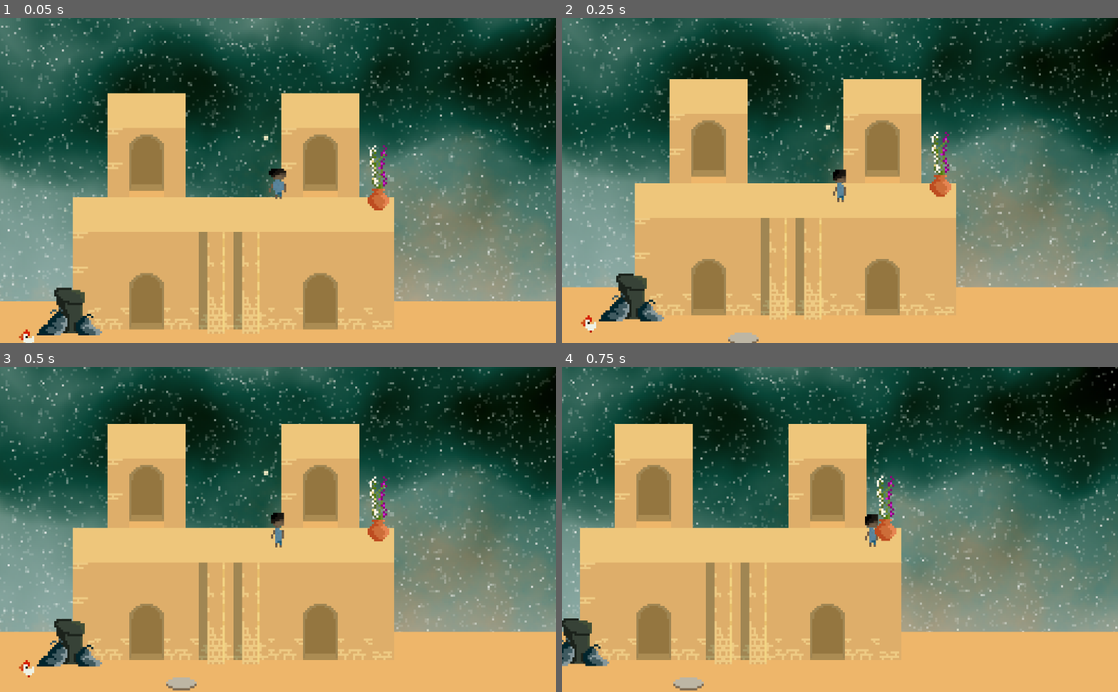
Above: before the commit, frames 1-4 (two rows, left to right).
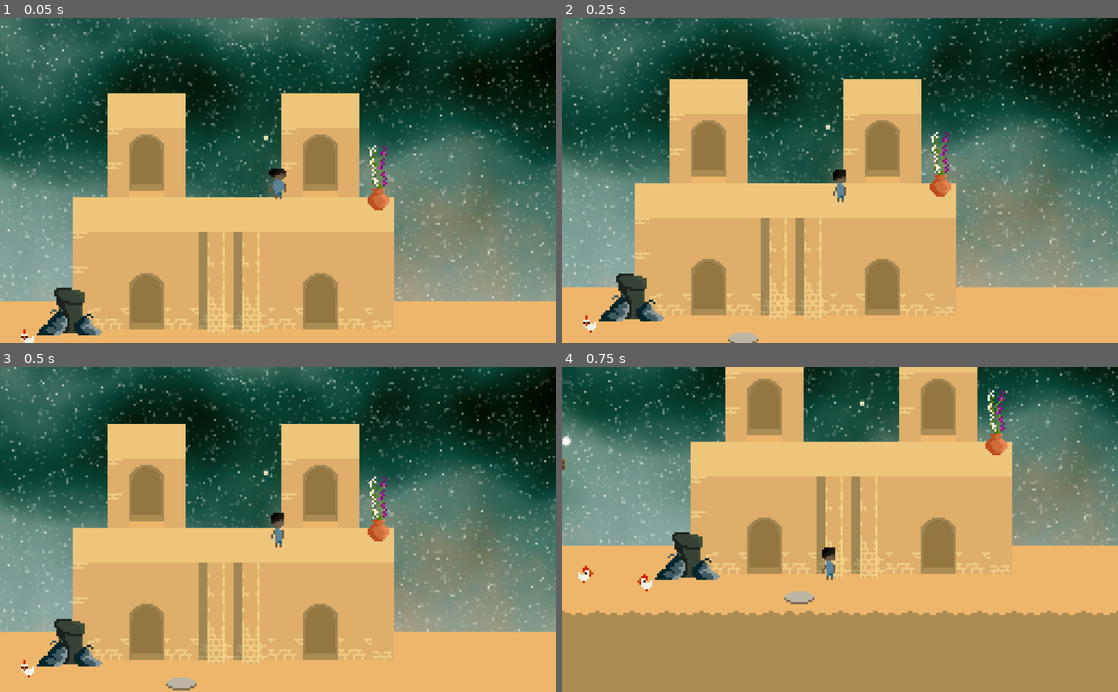
Above: after the commit, the same moments.

Repository: florian-rieder/ItsYourTurnToHide
Game: Godot game, scene res://village_day.tscn
Same seed, same stepped clock (60 frames per second), same inputs: the game is played once before the commit and once after it. The engine's default icon, where the game draws it, is replaced by a stand-in: a white triangle on a blue panel in a dark square.
Inputs (mouse positions are in pixels of both pictures, inside the frame that each line leads up to):
- Up to frame 1 (0.05 s): no input
- Up to frame 2 (0.25 s): no input
- Up to frame 3 (0.5 s): no input
- Up to frame 4 (0.75 s): move the mouse to (962, 513) at 0.52 s; hold D (right) from 0.53 s (still down); tap E (interact) at 0.6 s

The runs differ from the first frame. In frame 1, less than 0.1% of the frame differs, in the area x 3-6%, y 95-100%; in frame 2, less than 0.1%; in frame 3, less than 0.1%; in frame 4, 79%, in the area x 0-100%, y 0-100%.

Commit message:
Added a Hack for the door

Diff:
--- a/Door.gd
+++ b/Door.gd
@@ -5,12 +5,15 @@
 export(String) var suffix = "0"
 export(String) var other_suffix = "1"
 export(String) var msg = ""
+# Dunno why on some scenes there is an offset in the tp
+export(Vector2) var offset = Vector2(0,0)
 
 onready var otherDoor = get_node("../Door" + other_suffix)
 
 func _on_Door_body_entered(body):
 	if body.name == "Player":
-		body.canInteract(msg,otherDoor.global_position)
+		print(otherDoor.global_position)
+		body.canInteract(msg,otherDoor.global_position + offset)
 
 func _on_Door_body_exited(body):
 	if body.name == "Player":
--- a/Door.tscn
+++ b/Door.tscn
@@ -1,9 +1,6 @@
-[gd_scene load_steps=3 format=2]
+[gd_scene load_steps=2 format=2]
 
 [ext_resource path="res://Door.gd" type="Script" id=2]
-
-[sub_resource type="RectangleShape2D" id=1]
-extents = Vector2( 13.8197, 14.0965 )
 
 [node name="Door" type="Position2D"]
 
@@ -13,17 +10,11 @@
 other_suffix = "2"
 msg = "press e to TP"
 
-[node name="CollisionShape2D" type="CollisionShape2D" parent="Door1"]
-shape = SubResource( 1 )
-
 [node name="Door2" type="Area2D" parent="."]
 position = Vector2( 75.2173, 0.297302 )
 script = ExtResource( 2 )
 suffix = "2"
 msg = "Press e to TP"
-
-[node name="CollisionShape2D" type="CollisionShape2D" parent="Door2"]
-shape = SubResource( 1 )
 [connection signal="body_entered" from="Door1" to="Door1" method="_on_Door_body_entered"]
 [connection signal="body_exited" from="Door1" to="Door1" method="_on_Door_body_exited"]
 [connection signal="body_entered" from="Door2" to="Door2" method="_on_Door_body_entered"]
--- a/Player.gd
+++ b/Player.gd
@@ -52,7 +52,7 @@
 				if _canMove:
 					_old_visibility = visibility
 					visibility_set(0)
-					sprite.modulate.a = 0
+					sprite.modulate.a = 0.2
 					_canMove = false
 				else:
 					visibility_set(_old_visibility)
--- a/ZacTestScene.tscn
+++ b/ZacTestScene.tscn
@@ -11,6 +11,20 @@
 
 [sub_resource type="RectangleShape2D" id=1]
 extents = Vector2( 30.5522, 4.34943 )
+
+[sub_resource type="RectangleShape2D" id=2]
+extents = Vector2( 28.1476, 45.1003 )
+
+[sub_resource type="RectangleShape2D" id=3]
+extents = Vector2( 55.5227, 23.8633 )
+
+[sub_resource type="RectangleShape2D" id=4]
+
+[sub_resource type="RectangleShape2D" id=5]
+extents = Vector2( 13.8591, 18.8989 )
+
+[sub_resource type="RectangleShape2D" id=6]
+extents = Vector2( 11.7173, 24.2358 )
 
 [node name="ZacTestScene" type="Node2D"]
 script = ExtResource( 3 )
@@ -67,6 +81,18 @@
 scale = Vector2( 1, 0.188858 )
 texture = ExtResource( 1 )
 
+[node name="Platform5" type="KinematicBody2D" parent="."]
+position = Vector2( 613.725, 567.715 )
+scale = Vector2( 11.68, 1 )
+
+[node name="CollisionShape2D" type="CollisionShape2D" parent="Platform5"]
+shape = SubResource( 1 )
+
+[node name="Sprite" type="Sprite" parent="Platform5"]
+position = Vector2( -0.235962, 0.707906 )
+scale = Vector2( 1, 0.188858 )
+texture = ExtResource( 1 )
+
 [node name="Player" parent="." instance=ExtResource( 2 )]
 position = Vector2( 289.234, 164.236 )
 
@@ -101,11 +127,22 @@
 [node name="Door1" parent="Door" index="0"]
 position = Vector2( 3.17839, 54.6487 )
 
+[node name="CollisionShape2D" type="CollisionShape2D" parent="Door/Door1" index="0"]
+shape = SubResource( 2 )
+
 [node name="Door2" parent="Door" index="1"]
 position = Vector2( -219.288, 57.4341 )
 
+[node name="CollisionShape2D" type="CollisionShape2D" parent="Door/Door2" index="0"]
+shape = SubResource( 3 )
+
 [node name="Door2" parent="." instance=ExtResource( 5 )]
 position = Vector2( 254.672, 343.574 )
+
+[node name="CollisionShape2D" type="CollisionShape2D" parent="Door2/Door1" index="0"]
+shape = SubResource( 4 )
+
+[node name="CollisionShape2D" type="CollisionShape2D" parent="Door2/Door2" index="0"]
 
 [node name="SimpleEnnemy" parent="." instance=ExtResource( 6 )]
 position = Vector2( 182.097, 328.295 )
@@ -121,8 +158,30 @@
 [node name="Pots" parent="." instance=ExtResource( 8 )]
 position = Vector2( 245.626, 233.164 )
 
+[node name="Test" type="TileMap" parent="."]
+format = 1
+
+[node name="Door3" parent="Test" instance=ExtResource( 5 )]
+position = Vector2( 392.613, 529.725 )
+
+[node name="Door1" parent="Test/Door3" index="0"]
+position = Vector2( -102.054, 12.5992 )
+
+[node name="CollisionShape2D" type="CollisionShape2D" parent="Test/Door3/Door1" index="0"]
+shape = SubResource( 5 )
+
+[node name="Door2" parent="Test/Door3" index="1"]
+position = Vector2( 312.712, 12.5992 )
+
+[node name="CollisionShape2D" type="CollisionShape2D" parent="Test/Door3/Door2" index="0"]
+shape = SubResource( 6 )
+
 [editable path="Door"]
+
+[editable path="Door2"]
 
 [editable path="VisibilityArea"]
 
 [editable path="VisibilityArea2"]
+
+[editable path="Test/Door3"]
--- a/village_day.tscn
+++ b/village_day.tscn
@@ -18,71 +18,89 @@
 [ext_resource path="res://assets/Picorage-Sheet.png" type="Texture" id=16]
 [ext_resource path="res://assets/Light3Pixel.png" type="Texture" id=17]
 
+[sub_resource type="RectangleShape2D" id=17]
+
+[sub_resource type="RectangleShape2D" id=18]
+
+[sub_resource type="AtlasTexture" id=1]
+flags = 4
+atlas = ExtResource( 16 )
+region = Rect2( 0, 0, 16, 16 )
+
+[sub_resource type="AtlasTexture" id=2]
+flags = 4
+atlas = ExtResource( 16 )
+region = Rect2( 16, 0, 16, 16 )
+
+[sub_resource type="AtlasTexture" id=3]
+flags = 4
+atlas = ExtResource( 16 )
+region = Rect2( 32, 0, 16, 16 )
+
+[sub_resource type="AtlasTexture" id=4]
+flags = 4
+atlas = ExtResource( 16 )
+region = Rect2( 48, 0, 16, 16 )
+
+[sub_resource type="AtlasTexture" id=5]
+flags = 4
+atlas = ExtResource( 16 )
+region = Rect2( 64, 0, 16, 16 )
+
+[sub_resource type="AtlasTexture" id=6]
+flags = 4
+atlas = ExtResource( 16 )
+region = Rect2( 80, 0, 16, 16 )
+
 [sub_resource type="AtlasTexture" id=7]
-atlas = ExtResource( 16 )
-region = Rect2( 0, 0, 16, 16 )
+flags = 4
+atlas = ExtResource( 16 )
+region = Rect2( 96, 0, 16, 16 )
 
 [sub_resource type="AtlasTexture" id=8]
-atlas = ExtResource( 16 )
-region = Rect2( 16, 0, 16, 16 )
+flags = 4
+atlas = ExtResource( 16 )
+region = Rect2( 112, 0, 16, 16 )
 
 [sub_resource type="AtlasTexture" id=9]
-atlas = ExtResource( 16 )
-region = Rect2( 32, 0, 16, 16 )
+flags = 4
+atlas = ExtResource( 16 )
+region = Rect2( 128, 0, 16, 16 )
 
 [sub_resource type="AtlasTexture" id=10]
-atlas = ExtResource( 16 )
-region = Rect2( 48, 0, 16, 16 )
+flags = 4
+atlas = ExtResource( 16 )
+region = Rect2( 144, 0, 16, 16 )
 
 [sub_resource type="AtlasTexture" id=11]
-atlas = ExtResource( 16 )
-region = Rect2( 64, 0, 16, 16 )
+flags = 4
+atlas = ExtResource( 16 )
+region = Rect2( 160, 0, 16, 16 )
 
 [sub_resource type="AtlasTexture" id=12]
-atlas = ExtResource( 16 )
-region = Rect2( 80, 0, 16, 16 )
+flags = 4
+atlas = ExtResource( 16 )
+region = Rect2( 176, 0, 16, 16 )
 
 [sub_resource type="AtlasTexture" id=13]
-atlas = ExtResource( 16 )
-region = Rect2( 96, 0, 16, 16 )
+flags = 4
+atlas = ExtResource( 16 )
+region = Rect2( 192, 0, 16, 16 )
 
 [sub_resource type="AtlasTexture" id=14]
-atlas = ExtResource( 16 )
-region = Rect2( 112, 0, 16, 16 )
-
-[sub_resource type="AtlasTexture" id=15]
-atlas = ExtResource( 16 )
-region = Rect2( 128, 0, 16, 16 )
-
-[sub_resource type="AtlasTexture" id=16]
-atlas = ExtResource( 16 )
-region = Rect2( 144, 0, 16, 16 )
-
-[sub_resource type="AtlasTexture" id=17]
-atlas = ExtResource( 16 )
-region = Rect2( 160, 0, 16, 16 )
-
-[sub_resource type="AtlasTexture" id=18]
-atlas = ExtResource( 16 )
-region = Rect2( 176, 0, 16, 16 )
-
-[sub_resource type="AtlasTexture" id=19]
-atlas = ExtResource( 16 )
-region = Rect2( 192, 0, 16, 16 )
-
-[sub_resource type="AtlasTexture" id=20]
+flags = 4
 atlas = ExtResource( 16 )
 region = Rect2( 208, 0, 16, 16 )
 
-[sub_resource type="SpriteFrames" id=21]
+[sub_resource type="SpriteFrames" id=15]
 animations = [ {
-"frames": [ SubResource( 7 ), SubResource( 8 ), SubResource( 9 ), SubResource( 10 ), SubResource( 11 ), SubResource( 12 ), SubResource( 13 ), SubResource( 14 ), SubResource( 15 ), SubResource( 16 ), SubResource( 17 ), SubResource( 18 ), SubResource( 19 ), SubResource( 20 ) ],
+"frames": [ SubResource( 1 ), SubResource( 2 ), SubResource( 3 ), SubResource( 4 ), SubResource( 5 ), SubResource( 6 ), SubResource( 7 ), SubResource( 8 ), SubResource( 9 ), SubResource( 10 ), SubResource( 11 ), SubResource( 12 ), SubResource( 13 ), SubResource( 14 ) ],
 "loop": true,
 "name": "picorage",
 "speed": 5.0
 } ]
 
-[sub_resource type="DynamicFont" id=1]
+[sub_resource type="DynamicFont" id=16]
 size = 32
 font_data = ExtResource( 9 )
 
@@ -114,55 +132,38 @@
 tile_data = PoolIntArray( 0, 1, 5, 1, 1, 2, 2, 1, 2, 3, 1, 2, 4, 1, 2, 5, 1, 0, 6, 1, 2, 7, 1, 0, 8, 1, 3, 65536, 1, 65 …(7118 unchanged characters)…
 
 [node name="Door" parent="Terrain/GameSpace" instance=ExtResource( 14 )]
-position = Vector2( 232.193, 111.14 )
+position = Vector2( 238.228, 91.4304 )
 
 [node name="Door1" parent="Terrain/GameSpace/Door" index="0"]
-position = Vector2( -0.210236, 2.17357 )
-scale = Vector2( 0.382436, 0.640428 )
+position = Vector2( -6.71751, 21.9203 )
+offset = Vector2( 50, 0 )
+
+[node name="CollisionShape2D" type="CollisionShape2D" parent="Terrain/GameSpace/Door/Door1" index="0"]
+shape = SubResource( 17 )
 
 [node name="Door2" parent="Terrain/GameSpace/Door" index="1"]
-position = Vector2( 0.222595, -59.6041 )
-scale = Vector2( -0.388118, 0.678656 )
-
-[node name="Door2" parent="Terrain/GameSpace" instance=ExtResource( 14 )]
-position = Vector2( 312.096, 111.14 )
-
-[node name="Door1" parent="Terrain/GameSpace/Door2" index="0"]
-position = Vector2( -0.210236, 2.17357 )
-scale = Vector2( 0.382436, 0.640428 )
-
-[node name="Door2" parent="Terrain/GameSpace/Door2" index="1"]
-position = Vector2( 0.222595, -59.6041 )
-scale = Vector2( -0.388118, 0.678656 )
-
-[node name="Door3" parent="Terrain/GameSpace" instance=ExtResource( 14 )]
-position = Vector2( 104.496, 50.4728 )
-
-[node name="Door1" parent="Terrain/GameSpace/Door3" index="0"]
-position = Vector2( -40.868, 59.2642 )
-
-[node name="CollisionShape2D" parent="Terrain/GameSpace/Door3/Door1" index="0"]
-position = Vector2( 0, -0.280617 )
-
-[node name="Door2" parent="Terrain/GameSpace/Door3" index="1"]
-position = Vector2( 0.0123596, -16.8202 )
+position = Vector2( 74.8637, -42.1291 )
+offset = Vector2( 50, 0 )
+
+[node name="CollisionShape2D" type="CollisionShape2D" parent="Terrain/GameSpace/Door/Door2" index="0"]
+shape = SubResource( 18 )
 
 [node name="Entities" type="YSort" parent="Terrain"]
 position = Vector2( -43, 2.5 )
 
 [node name="Chicken" type="AnimatedSprite" parent="Terrain/Entities"]
 position = Vector2( 218.267, 122.478 )
-frames = SubResource( 21 )
+frames = SubResource( 15 )
 animation = "picorage"
-frame = 4
+frame = 1
 playing = true
 offset = Vector2( 2, 0 )
 
 [node name="Chicken2" type="AnimatedSprite" parent="Terrain/Entities"]
 position = Vector2( 192.168, 118.637 )
-frames = SubResource( 21 )
+frames = SubResource( 15 )
 animation = "picorage"
-frame = 4
+frame = 1
 playing = true
 flip_h = true
 
@@ -265,11 +266,7 @@
 margin_top = 10.0
 margin_right = -20.0
 margin_bottom = -10.0
-custom_fonts/font = SubResource( 1 )
+custom_fonts/font = SubResource( 16 )
 text = "Placeholder text"
 
 [editable path="Terrain/GameSpace/Door"]
-
-[editable path="Terrain/GameSpace/Door2"]
-
-[editable path="Terrain/GameSpace/Door3"]
Not shown: 1 places in ZacTestScene.tscn that only renumber resources
Not shown: 1 places in village_day.tscn that only renumber resources
